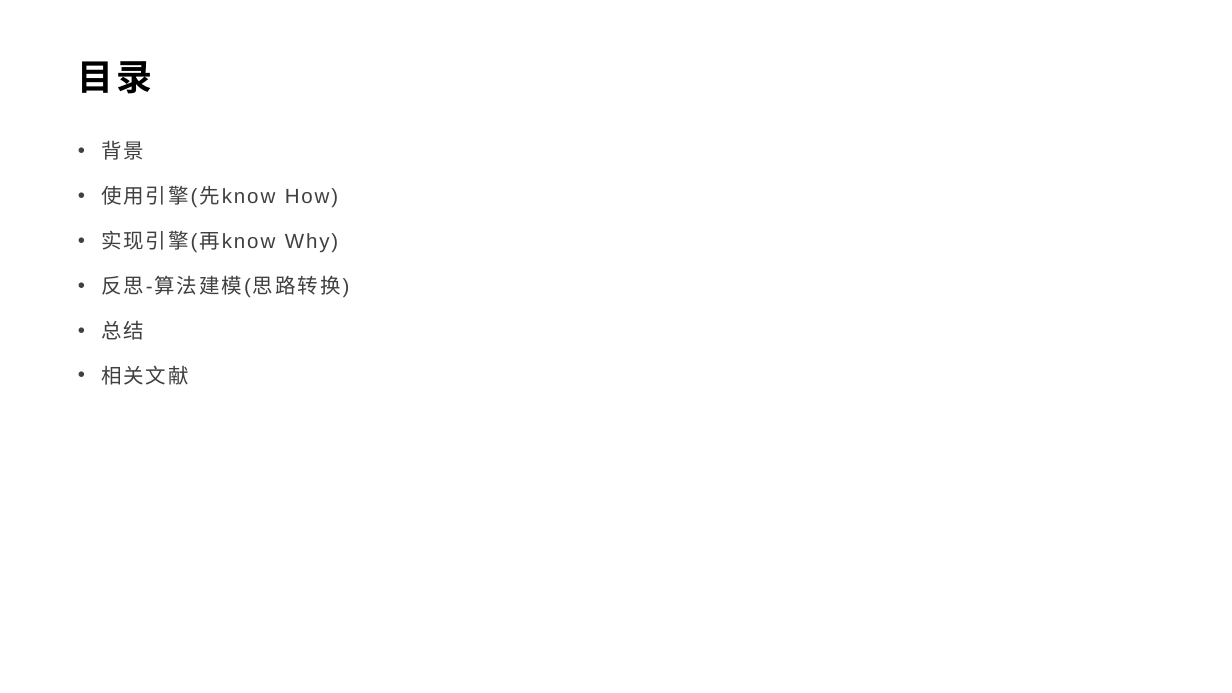
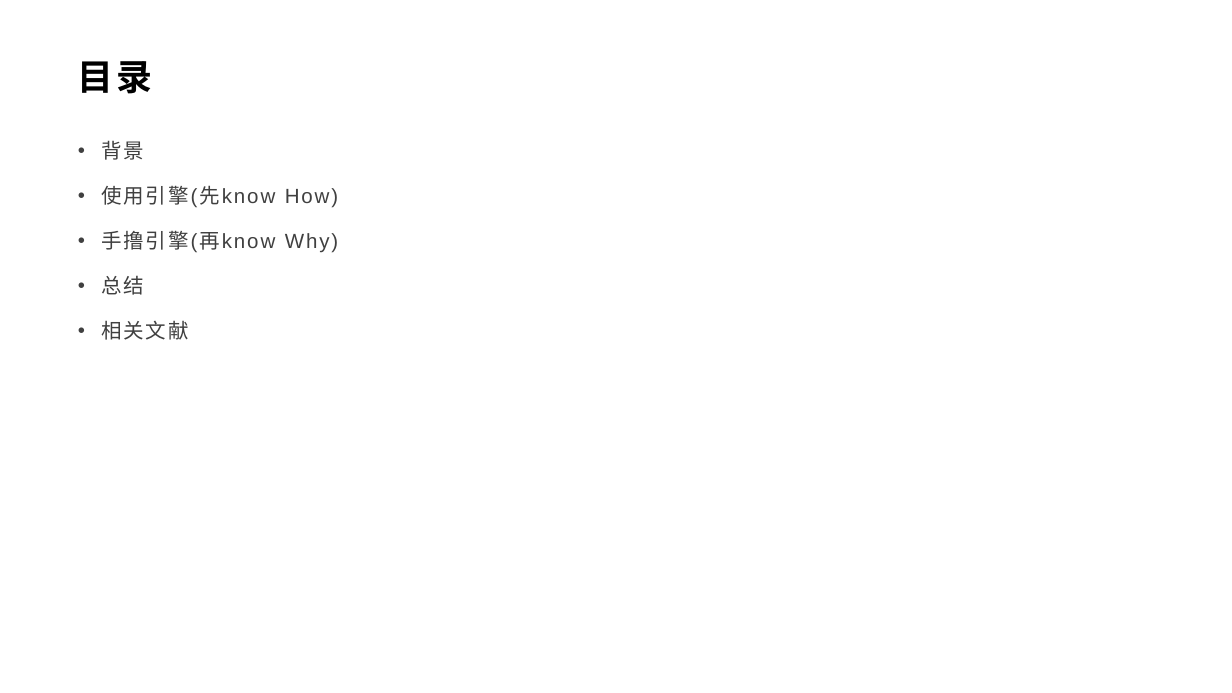
Before and after one commit to qzsang/mini-promotion, a slide deck: slide 2 of doc/从促销引擎到微内核架构分享.pptx. Drawn at 1232x693 pixels with LibreOffice and Linux fonts; fonts in the diff are those of the drawing; background and template pictures are left out. Boxes give left, top, right and bottom in pixels: in the first picture for what was removed or moved away, otherwise in the second. Text is boxed around its words. In the diff, an @@ line names an element or a change of style, - is before the commit and + after.

```diff
--- a/doc/从促销引擎到微内核架构分享.pptx
+++ b/doc/从促销引擎到微内核架构分享.pptx
@@ text at bbox=[101, 230, 338, 253]: text changed @@
-• 实现引擎(再know Why)
-• 反思-算法建模(思路转换)
+• 手撸引擎(再know Why)
```
Also in this commit, not shown: 4 other slides changed, 2 slides added, 1 other file.
